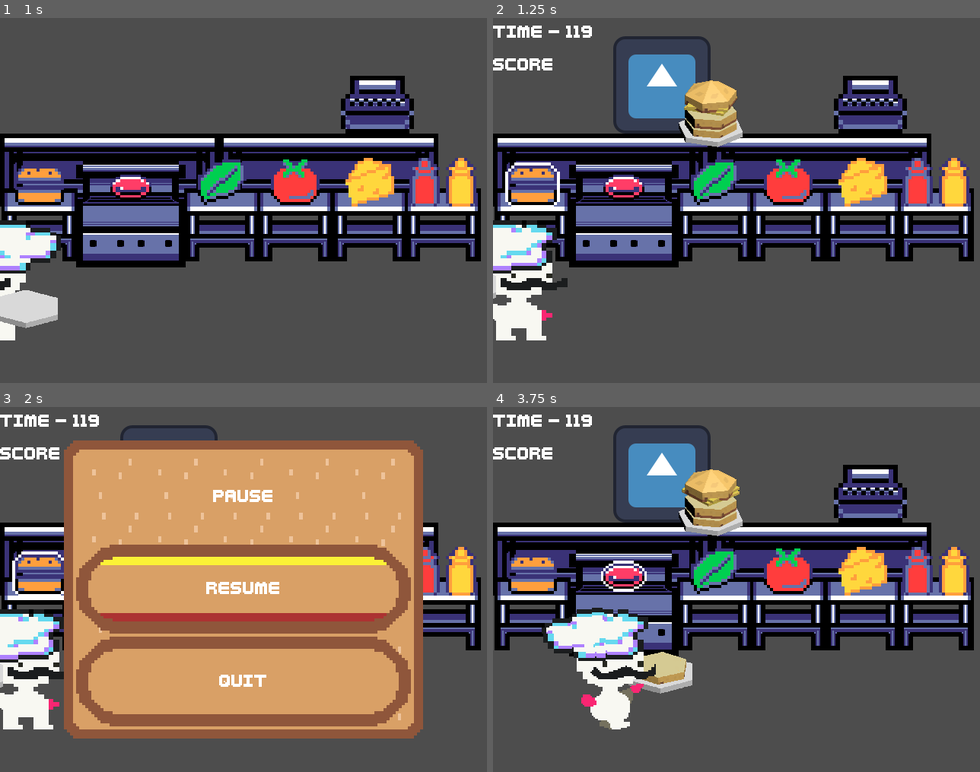
Above: before the commit, frames 1-4 (two rows, left to right).
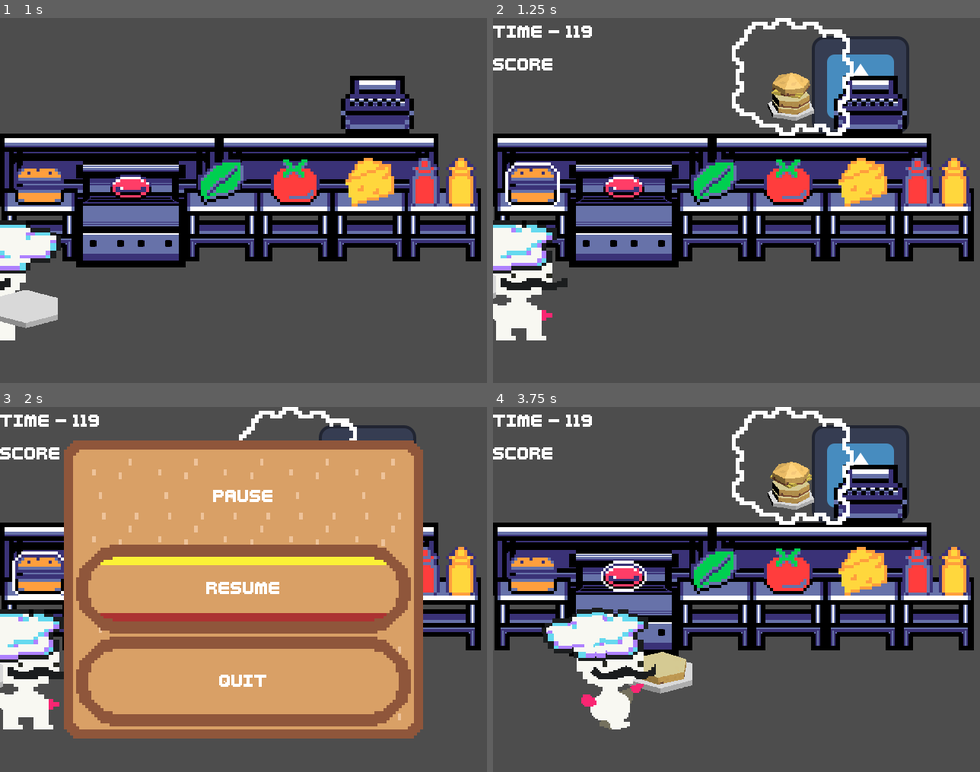
Above: after the commit, the same moments.

Repository: LettucePie/burgert
Game: Godot game, scene res://scenes/play.tscn
Same seed, same stepped clock (60 frames per second), same inputs: the game is played once before the commit and once after it. The engine's default icon, where the game draws it, is replaced by a stand-in: a white triangle on a blue panel in a dark square.
Inputs:
- Up to frame 1 (1 s): click "Play" at 0.5 s
- Up to frame 2 (1.25 s): no input
- Up to frame 3 (2 s): tap Enter (menu) at 1.25 s; hold Right (right) from 1.28 s (still down); tap Z (confirm) at 1.35 s
- Up to frame 4 (3.75 s): release Right (right) at 2.03 s; hold Down (down) 2.03-2.75 s; tap C (special1) at 2.1 s; click "RESUME" at 2.75 s; hold Right (right) from 3.53 s (still down); tap Z (confirm) at 3.6 s

Frame 1 is identical in both runs. In frame 2, 8.1% of the frame differs, in the area x 24-86%, y 0-36%; in frame 3, 0.8%; in frame 4, 8.1%.

Commit message:
switching customer spots to hud

Diff:
--- a/scenes/game/game.gd
+++ b/scenes/game/game.gd
@@ -60,7 +60,8 @@
 func make_new_order():
 	current_order.clear()
 	current_order = generate_order(1)
-	current_order_position = randi_range(0, 3)
+	#current_order_position = randi_range(0, 3)
+	current_order_position = 3
 	hud.push_burger_build(current_order, current_order_position)
 	kitchen.assign_spot(current_order_position)
 	chef.order_size = current_order.size()
--- a/scenes/game/kitchen_a.tscn
+++ b/scenes/game/kitchen_a.tscn
@@ -1,11 +1,10 @@
-[gd_scene load_steps=26 format=3 uid="uid://cb2lak3w8b1s8"]
+[gd_scene load_steps=25 format=3 uid="uid://cb2lak3w8b1s8"]
 
 [ext_resource type="Script" path="res://scenes/game/kitchen.gd" id="1_737en"]
 [ext_resource type="Texture2D" uid="uid://be35n4pr04nkx" path="res://icon.svg" id="1_euexd"]
 [ext_resource type="Texture2D" uid="uid://nabw6f4disui" path="res://assets/resources/sprites/work_station.tres" id="2_gi7bb"]
 [ext_resource type="Texture2D" uid="uid://dcode7kblp41y" path="res://assets/resources/sprites/register.tres" id="2_hv2ir"]
 [ext_resource type="Texture2D" uid="uid://f6jubesn86as" path="res://assets/resources/sprites/large_counter.tres" id="2_to378"]
-[ext_resource type="Texture2D" uid="uid://rhq307xvqrjk" path="res://assets/sprites/ui/customer.png" id="3_650ko"]
 [ext_resource type="Script" path="res://scenes/game/workstation.gd" id="3_ualts"]
 [ext_resource type="Texture2D" uid="uid://bxdxvy6nj7cam" path="res://assets/resources/sprites/stove.tres" id="5_0qxmp"]
 [ext_resource type="Texture2D" uid="uid://q1ab3x30ngjg" path="res://assets/resources/sprites/ingredients/bun.tres" id="5_er5ok"]
@@ -37,7 +36,7 @@
 [node name="kitchen_a" type="Node2D"]
 texture_filter = 1
 script = ExtResource("1_737en")
-customers = Array[Texture2D]([ExtResource("1_euexd"), ExtResource("3_650ko")])
+customers = Array[Texture2D]([ExtResource("1_euexd")])
 
 [node name="customers" type="Node2D" parent="."]
 
--- a/scenes/game/workstation.gd
+++ b/scenes/game/workstation.gd
@@ -1,5 +1,6 @@
 extends Area2D
 class_name Workstation
+
 
 @export var ingredient : String = "Lettuce"
 @export var highlight : Sprite2D = null
@@ -7,14 +8,15 @@
 var tick : int = 60
 var down : bool = false
 
-# Called when the node enters the scene tree for the first time.
+
+
 func _ready():
 	if highlight == null:
 		highlight = get_node("sprite/ingredient_sprite/highlight")
 	set_highlight(false)
 
 
-# Called every frame. 'delta' is the elapsed time since the previous frame.
+
 func _physics_process(delta):
 	if highlight.visible:
 		tick -= 3
--- a/scenes/ui/hud.gd
+++ b/scenes/ui/hud.gd
@@ -20,14 +20,19 @@
 @export var ketchup_scribbles : Array[Texture2D]
 @export var mustard_scribbles : Array[Texture2D]
 
+@onready var customer_spots : Array[TextureRect] = [
+	$spot_1, $spot_2, $spot_3, $spot_4
+]
 @onready var goal_points : Array[TextureRect] = [
-	$goal_1, $goal_2, $goal_3, $goal_4
+	$thought_1/goal, $thought_2/goal, $thought_3/goal, $thought_4/goal
 ]
 
 
 func clear_order():
 	for gp in goal_points:
-		gp.hide()
+		gp.get_parent().hide()
+	for cs in customer_spots:
+		cs.hide()
 	top_tear.reparent(self)
 	top_tear.hide()
 	bot_tear.reparent(self)
@@ -73,7 +78,8 @@
 func push_burger_build(build : PackedStringArray, goal_idx : int):
 	target_burger.assemble_burger_build(build)
 	_build_order(build)
-	goal_points[goal_idx].show()
+	customer_spots[goal_idx].show()
+	goal_points[goal_idx].get_parent().show()
 
 
 func set_timer(t : Timer):
--- a/scenes/ui/hud.tscn
+++ b/scenes/ui/hud.tscn
@@ -29,6 +29,8 @@
 [ext_resource type="Texture2D" uid="uid://c5ssx5yhrma4o" path="res://assets/sprites/ui/orders/order-scribble_mustard2.png" id="22_5n1vg"]
 [ext_resource type="Texture2D" uid="uid://ckiwno1pxnat7" path="res://assets/sprites/ui/orders/order-scribble_mustard3.png" id="23_shojr"]
 [ext_resource type="PackedScene" uid="uid://bldfvrixfhcp4" path="res://scenes/ui/scribble-entry.tscn" id="26_dy7st"]
+[ext_resource type="Texture2D" uid="uid://rhq307xvqrjk" path="res://assets/sprites/ui/customer.png" id="29_2xy0s"]
+[ext_resource type="Texture2D" uid="uid://d3vxhubsue53l" path="res://assets/sprites/ui/order-thought-cloud1.png" id="30_5a5te"]
 
 [sub_resource type="ViewportTexture" id="ViewportTexture_80asv"]
 viewport_path = NodePath(".")
@@ -53,52 +55,186 @@
 ketchup_scribbles = Array[Texture2D]([ExtResource("18_52t0t"), ExtResource("19_tywnd"), ExtResource("20_ya3xl")])
 mustard_scribbles = Array[Texture2D]([ExtResource("21_p5sgu"), ExtResource("22_5n1vg"), ExtResource("23_shojr")])
 
-[node name="goal_1" type="TextureRect" parent="."]
-layout_mode = 1
-anchors_preset = -1
-anchor_left = 0.1
-anchor_right = 0.382
-anchor_bottom = 0.375
-offset_right = -3.05176e-05
-offset_bottom = -1.52588e-05
-grow_horizontal = 2
-texture = SubResource("ViewportTexture_80asv")
-
-[node name="goal_2" type="TextureRect" parent="."]
-layout_mode = 1
-anchors_preset = -1
-anchor_left = 0.306
-anchor_right = 0.588
-anchor_bottom = 0.375
+[node name="spot_1" type="TextureRect" parent="."]
+visible = false
+texture_filter = 1
+layout_mode = 1
+anchors_preset = -1
+anchor_top = 0.046
+anchor_right = 0.281
+anchor_bottom = 0.312
+offset_top = -0.0800018
+offset_right = 0.159988
+offset_bottom = 0.23999
+texture = ExtResource("29_2xy0s")
+stretch_mode = 5
+
+[node name="thought_1" type="TextureRect" parent="."]
+visible = false
+texture_filter = 1
+layout_mode = 1
+anchors_preset = -1
+anchor_left = 0.148
+anchor_right = 0.431
+anchor_bottom = 0.344
+offset_left = 0.279999
+offset_right = 0.159973
+offset_bottom = -0.12001
+grow_horizontal = 2
+texture = ExtResource("30_5a5te")
+expand_mode = 1
+stretch_mode = 5
+
+[node name="goal" type="TextureRect" parent="thought_1"]
+layout_mode = 1
+anchors_preset = -1
+anchor_top = 0.079
+anchor_right = 1.0
+anchor_bottom = 0.867
+offset_top = -0.0350008
+offset_bottom = -0.0550079
+grow_horizontal = 2
+grow_vertical = 2
+texture = SubResource("ViewportTexture_80asv")
+expand_mode = 1
+stretch_mode = 5
+
+[node name="spot_2" type="TextureRect" parent="."]
+visible = false
+texture_filter = 1
+layout_mode = 1
+anchors_preset = -1
+anchor_left = 0.206
+anchor_top = 0.046
+anchor_right = 0.487
+anchor_bottom = 0.312
 offset_left = 0.159988
-offset_right = 0.159973
-offset_bottom = -1.52588e-05
-grow_horizontal = 2
-texture = SubResource("ViewportTexture_80asv")
-
-[node name="goal_3" type="TextureRect" parent="."]
-layout_mode = 1
-anchors_preset = -1
-anchor_left = 0.5
-anchor_right = 0.793
-anchor_bottom = 0.375
-offset_left = 7.0
+offset_top = -0.0800018
+offset_right = 0.319977
+offset_bottom = 0.23999
+texture = ExtResource("29_2xy0s")
+stretch_mode = 5
+
+[node name="thought_2" type="TextureRect" parent="."]
+visible = false
+texture_filter = 1
+layout_mode = 1
+anchors_preset = -1
+anchor_left = 0.353
+anchor_right = 0.636
+anchor_bottom = 0.344
+offset_left = 0.0799866
 offset_right = -0.0400391
-offset_bottom = -1.52588e-05
-grow_horizontal = 2
-texture = SubResource("ViewportTexture_80asv")
-
-[node name="goal_4" type="TextureRect" parent="."]
-layout_mode = 1
-anchors_preset = -1
-anchor_left = 0.716
-anchor_right = 0.998
-anchor_bottom = 0.375
-offset_left = -0.240021
-offset_right = -0.240051
-offset_bottom = -1.52588e-05
-grow_horizontal = 2
-texture = SubResource("ViewportTexture_80asv")
+offset_bottom = -0.12001
+grow_horizontal = 2
+texture = ExtResource("30_5a5te")
+expand_mode = 1
+stretch_mode = 5
+
+[node name="goal" type="TextureRect" parent="thought_2"]
+layout_mode = 1
+anchors_preset = -1
+anchor_top = 0.079
+anchor_right = 1.0
+anchor_bottom = 0.867
+offset_top = -0.0350008
+offset_bottom = -0.0550079
+grow_horizontal = 2
+grow_vertical = 2
+texture = SubResource("ViewportTexture_80asv")
+expand_mode = 1
+stretch_mode = 5
+
+[node name="spot_3" type="TextureRect" parent="."]
+visible = false
+texture_filter = 1
+layout_mode = 1
+anchors_preset = -1
+anchor_left = 0.206
+anchor_top = 0.046
+anchor_right = 0.487
+anchor_bottom = 0.312
+offset_left = 129.16
+offset_top = -0.0800018
+offset_right = 129.32
+offset_bottom = 0.23999
+texture = ExtResource("29_2xy0s")
+stretch_mode = 5
+
+[node name="thought_3" type="TextureRect" parent="."]
+visible = false
+texture_filter = 1
+layout_mode = 1
+anchors_preset = -1
+anchor_left = 0.556
+anchor_right = 0.839
+anchor_bottom = 0.344
+offset_left = 0.159973
+offset_right = 0.039978
+offset_bottom = -0.12001
+grow_horizontal = 2
+texture = ExtResource("30_5a5te")
+expand_mode = 1
+stretch_mode = 5
+
+[node name="goal" type="TextureRect" parent="thought_3"]
+layout_mode = 1
+anchors_preset = -1
+anchor_top = 0.079
+anchor_right = 1.0
+anchor_bottom = 0.867
+offset_top = -0.0350008
+offset_bottom = -0.0550079
+grow_horizontal = 2
+grow_vertical = 2
+texture = SubResource("ViewportTexture_80asv")
+expand_mode = 1
+stretch_mode = 5
+
+[node name="spot_4" type="TextureRect" parent="."]
+z_index = -3
+texture_filter = 1
+layout_mode = 1
+anchors_preset = -1
+anchor_left = 0.634
+anchor_top = 0.046
+anchor_right = 0.916
+anchor_bottom = 0.312
+offset_left = -11.76
+offset_top = -0.0800018
+offset_right = -12.2401
+offset_bottom = 0.23999
+texture = ExtResource("29_2xy0s")
+stretch_mode = 5
+
+[node name="thought_4" type="TextureRect" parent="."]
+texture_filter = 1
+layout_mode = 1
+anchors_preset = -1
+anchor_left = 0.47
+anchor_right = 0.753
+anchor_bottom = 0.344
+offset_left = 0.199982
+offset_right = 0.0799866
+offset_bottom = -0.12001
+grow_horizontal = 2
+texture = ExtResource("30_5a5te")
+expand_mode = 1
+stretch_mode = 5
+
+[node name="goal" type="TextureRect" parent="thought_4"]
+layout_mode = 1
+anchors_preset = -1
+anchor_top = 0.079
+anchor_right = 1.0
+anchor_bottom = 0.867
+offset_top = -0.0350008
+offset_bottom = -0.0550079
+grow_horizontal = 2
+grow_vertical = 2
+texture = SubResource("ViewportTexture_80asv")
+expand_mode = 1
+stretch_mode = 5
 
 [node name="burger_portal" parent="." instance=ExtResource("2_32m8j")]
 size = Vector2i(180, 180)
@@ -123,6 +259,7 @@
 text = "score"
 
 [node name="order" type="ScrollContainer" parent="."]
+visible = false
 texture_filter = 1
 custom_minimum_size = Vector2(320, 0)
 layout_mode = 1
Not shown: 1 places in scenes/ui/hud.tscn that only renumber resources
